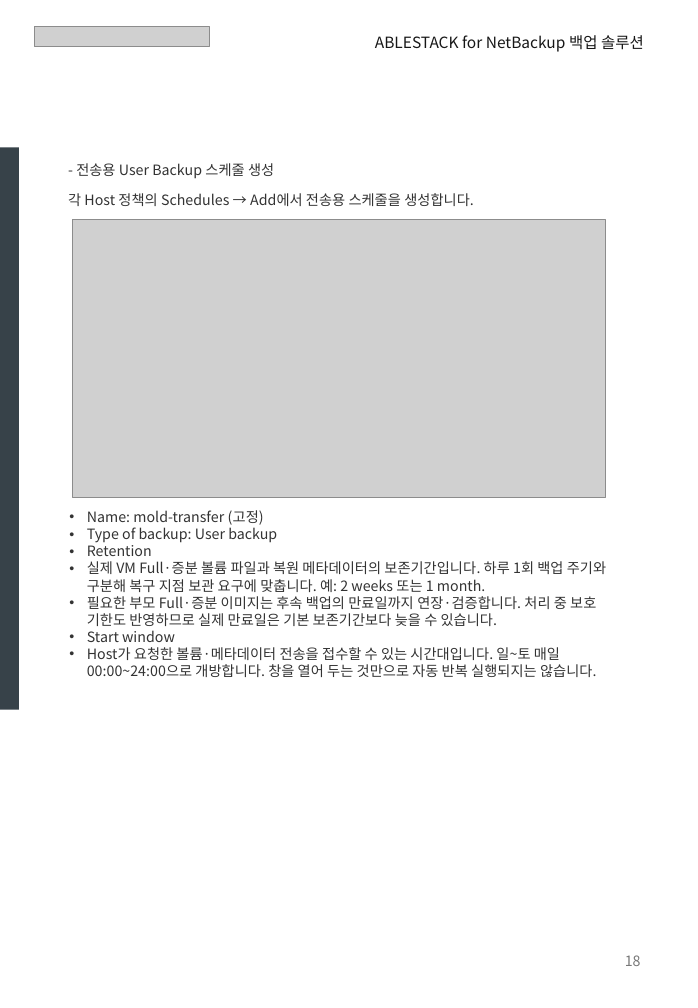
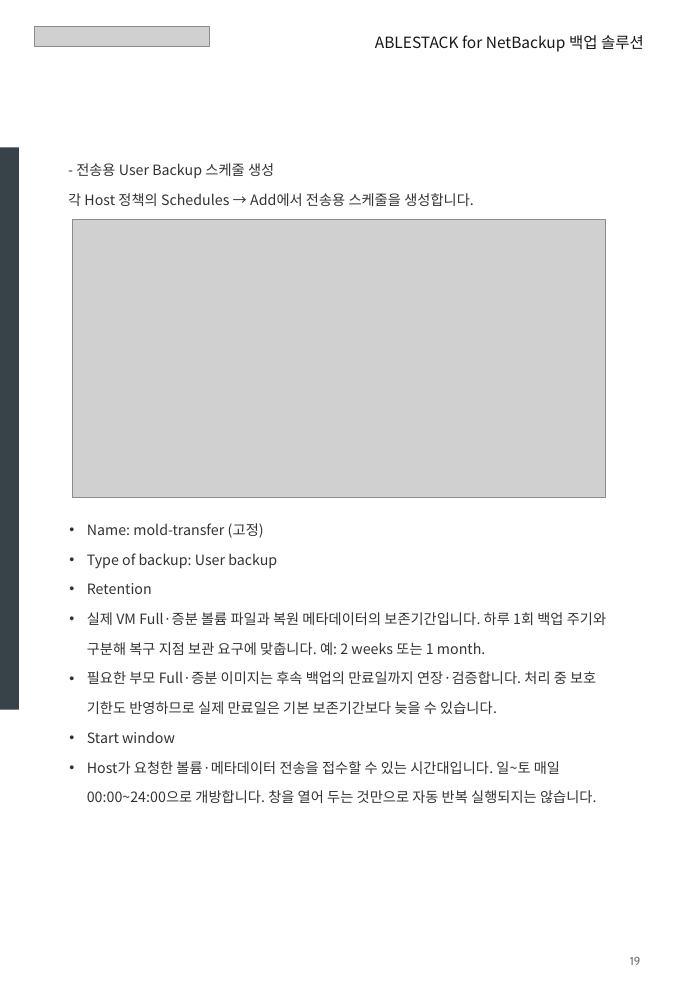
Before and after one commit to Dajeong-Park/ablestack-cloud, a slide deck: slide 19 of outputs/ABLESTACK_NetBackup_Europa_Update_Reviewed.pptx. Drawn at 698x1008 pixels with LibreOffice and Linux fonts; fonts in the diff are those of the drawing; grey boxes stand for pictures. Boxes give left, top, right and bottom in pixels: in the first picture for what was removed or moved away, otherwise in the second. Text is boxed around its words. In the diff, an @@ line names an element or a change of style, - is before the commit and + after.

```diff
--- a/outputs/ABLESTACK_NetBackup_Europa_Update_Reviewed.pptx
+++ b/outputs/ABLESTACK_NetBackup_Europa_Update_Reviewed.pptx
@@ text "Name: mold-transfer (고정)" at (87, 523, 606, 803): line spacing 1 to 23pt @@
@@ text at (630, 957, 641, 965): text changed; size 11 to 9 pt; font Noto Sans CJK KR to Cabin @@
-18
+19
```
Also in this commit, not shown: 32 other slides changed, 48 other files.
